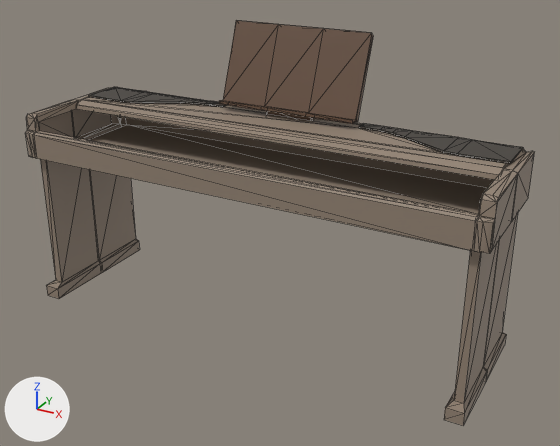
Renders of the glTF model models/piano.gltf from each side of a commit.
Rendered twice from a 50 mm lens placed at (11.01, -19.33, 13.39), pointed at (0.35, 0.05, 3.7). The lights are fixed; the arrows at lower left show +X, +Y and +Z. Mesh edges are drawn as thin lines. Where no turn or scale is listed for an object, it has been applied to the vertices.
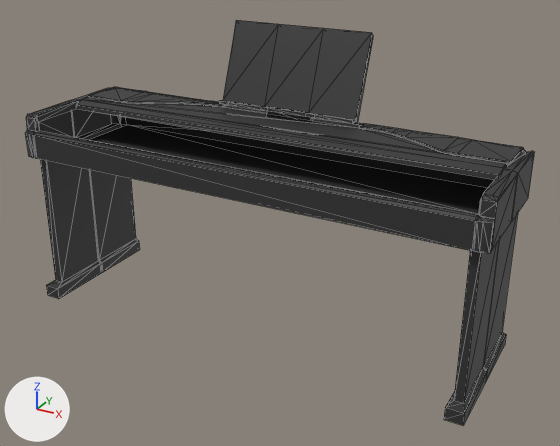
Where the newer file only moved an object's origin or applied its transform, the numbers keep the older frame.

The change, as JSON lines over the scene's bpy script:
```json
{"op": "add", "block": "mat_piano_cl_noir_mate", "code": ["mat_piano_cl_noir_mate = principled_material('Piano_Cl_Noir_Mate')", "mat_piano_cl_noir_mate.base_color = (0.0311, 0.0311, 0.0311)  # black #313131", "mat_piano_cl_noir_mate.roughness = 0.6"]}
{"block": "me_cube_011_2_002", "where": "me_cube_011_2_002.from_pydata(...)  # 210 vertices, 365 faces; spans x -7.8..7.3, y -2.2..2.7, z -4.6..4.5"}
{"op": "remove", "block": "me_cube_011_2_002", "code": "me_cube_011_2_002.materials.append(mat_piano_gris_claire_mate_002)  # brown #948474"}
{"op": "add", "block": "me_cube_011_2_002", "code": "me_cube_011_2_002.materials.append(mat_piano_cl_noir_mate)  # black #313131"}
{"block": "me_cube_011_3_001", "where": "me_cube_011_3_001.from_pydata(...)  # 32 vertices, 52 faces; spans x -2.36..2.36, y -0.52..0.79, z -0.97..1.91"}
{"op": "remove", "block": "me_cube_011_3_001", "code": "me_cube_011_3_001.materials.append(mat_piano_pupitre_gris_002)  # brown #664d3c"}
{"op": "add", "block": "me_cube_011_3_001", "code": "me_cube_011_3_001.materials.append(mat_piano_cl_noir_mate)  # black #313131"}
```

Pixel boxes (x1, y1, x2, y2) of what changed, in the pictures (560 x 446 px):
```json
{"object": "Cube.011_2.001", "change": "recoloured", "before": [26, 27, 535, 426], "after": [26, 27, 535, 426], "on screen": "brown to black"}
{"object": "Cube.011_3", "change": "recoloured", "before": [219, 20, 373, 124], "after": [219, 20, 373, 124], "on screen": "brown to black"}
```
